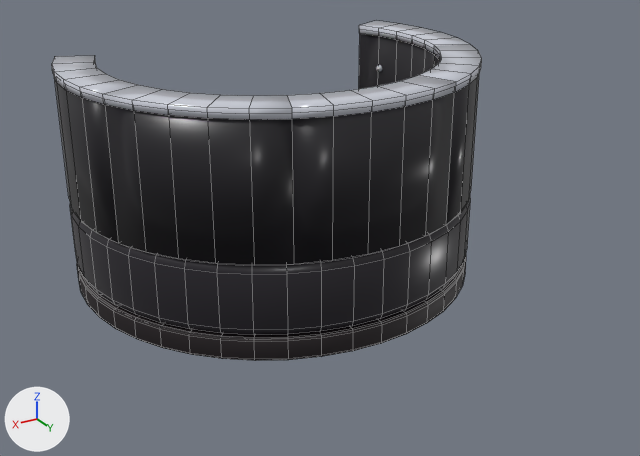
The Blender file art/blender/seat_blackBooth.blend as it was, and as the next commit left it.
Camera for both pictures: a camera (50 mm lens) standing at (1.82, 3.52, 1.85) and looking at (-0.03, 0.43, 0.31). Arrows for +X, +Y and +Z are at lower left; the lights stay in place. The first picture is the older version. Mesh edges are drawn as thin lines on the coarser meshes.

The first picture shows 'BackPiping0', 'BackPiping1', 'BackPiping2', 'BackPiping3', 'BackPiping4', 'BackRest0', 'BackRest1', 'BackRest2', 'BackRest3', 'BackRest4', 'Plinth', 'Seat'.
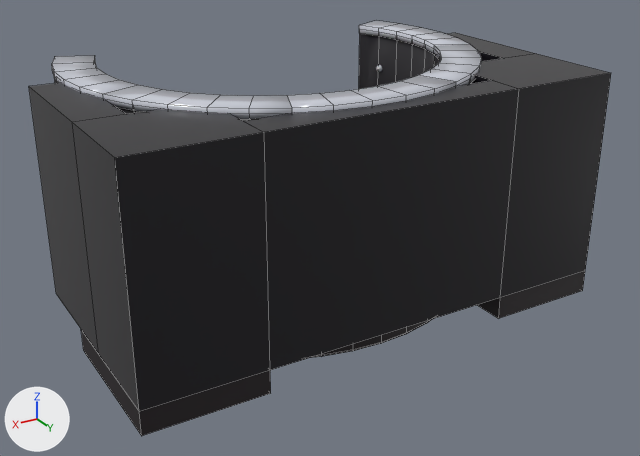
The change, as a diff of the scene's bpy script:
```diff
--- a/art/blender/seat_blackBooth.blend.py
+++ b/art/blender/seat_blackBooth.blend.py
@@ ob_backsquare @@
+ob_backsquare = bpy.data.objects.new('BackSquare', me_cube_006)  # a box spanning x -0.55..0.55, y 0.9..1.05, z 0.1..1.0; in mat_blackleatherback (black #1a181e)
+ob_backsquare.parent = ob_seat_blackbooth
+ob_backsquare.location = (0.0, 0.0, 0.0)
@@ ob_backcornerside1 @@
+ob_backcornerside1 = bpy.data.objects.new('BackCornerSide1', me_cube_005)  # a box spanning x 0.86..1.05, y 0.05..0.62, z 0.1..1.0; in mat_blackleatherback (black #1a181e)
+ob_backcornerside1.parent = ob_seat_blackbooth
+ob_backcornerside1.location = (0.0, 0.0, 0.0)
@@ ob_backcorner1 @@
+ob_backcorner1 = bpy.data.objects.new('BackCorner1', me_cube_004)  # a box spanning x 0.55..1.05, y 0.62..1.05, z 0.1..1.0; in mat_blackleatherback (black #1a181e)
+ob_backcorner1.parent = ob_seat_blackbooth
+ob_backcorner1.location = (0.0, 0.0, 0.0)
@@ ob_cornerplinth1 @@
+ob_cornerplinth1 = bpy.data.objects.new('CornerPlinth1', me_cube_003)  # a box spanning x 0.55..1.05, y 0.4..1.05, z 0.0..0.1; in mat_p_1e161a_002 (black #1e161a)
+ob_cornerplinth1.parent = ob_seat_blackbooth
+ob_cornerplinth1.location = (0.0, 0.0, 0.0)
@@ ob_backcornerside_1 @@
+ob_backcornerside_1 = bpy.data.objects.new('BackCornerSide-1', me_cube_002)  # a box spanning x -1.05..-0.86, y 0.05..0.62, z 0.1..1.0; in mat_blackleatherback (black #1a181e)
+ob_backcornerside_1.parent = ob_seat_blackbooth
+ob_backcornerside_1.location = (0.0, 0.0, 0.0)
@@ ob_backcorner_1 @@
+ob_backcorner_1 = bpy.data.objects.new('BackCorner-1', me_cube_001)  # a box spanning x -1.05..-0.55, y 0.62..1.05, z 0.1..1.0; in mat_blackleatherback (black #1a181e)
+ob_backcorner_1.parent = ob_seat_blackbooth
+ob_backcorner_1.location = (0.0, 0.0, 0.0)
@@ ob_cornerplinth_1 @@
+ob_cornerplinth_1 = bpy.data.objects.new('CornerPlinth-1', me_cube)  # a box spanning x -1.05..-0.55, y 0.4..1.05, z 0.0..0.1; in mat_p_1e161a_001 (black #1e161a)
+ob_cornerplinth_1.parent = ob_seat_blackbooth
+ob_cornerplinth_1.location = (0.0, 0.0, 0.0)
```

Changed parts and their boxes [x1, y1, x2, y2] in the pictures (640 x 456 px):
'BackSquare', added (black)
    after: [244, 81, 519, 370]
'BackCorner1', added (black)
    after: [72, 109, 270, 411]
'BackCorner-1', added (black)
    after: [473, 54, 611, 298]
'BackCornerSide1', added
    after: [29, 82, 127, 354]
'CornerPlinth1', added (black)
    after: [81, 330, 271, 436]
'CornerPlinth-1', added (black)
    after: [478, 271, 585, 318]
'BackCornerSide-1', added
    after: [447, 33, 536, 62]
'Seat', unchanged, covered by the edit
    before: [70, 198, 471, 335]
'BackRest1', unchanged, covered by the edit
    before: [105, 105, 294, 265]
    after: [117, 107, 247, 121]
'BackRest2', unchanged, covered by the edit
    before: [292, 93, 454, 264]
'Plinth', unchanged, covered by the edit
    before: [77, 255, 466, 360]
    after: [310, 319, 432, 358]
